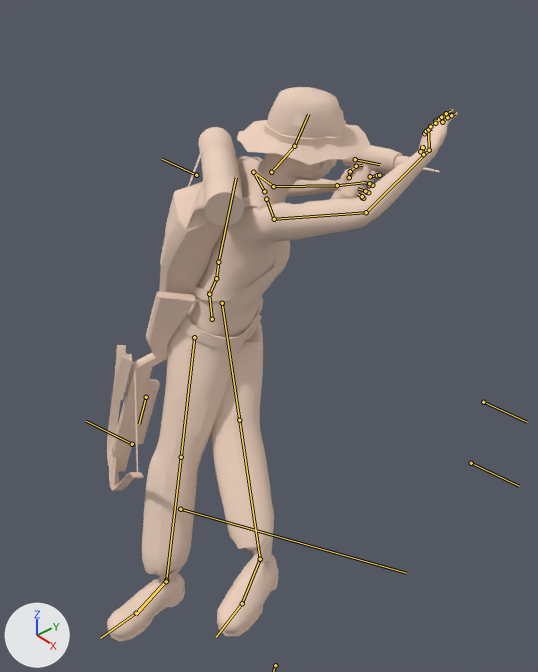
Renders of the Blender file assets/meursault.blend from each side of a commit.
Camera for both pictures: a 50 mm camera at (4.36, -3.43, 2.47) aimed at (2.52, -1.85, 0.92). Lighting does not change. The marker at lower left points along +X, +Y and +Z. Both versions are drawn at frame 1253 of the action 'intro'; the numbers are the values there. The bones that bend it are drawn over the model as lines.

Names of what the first picture shows: 'meursault'.
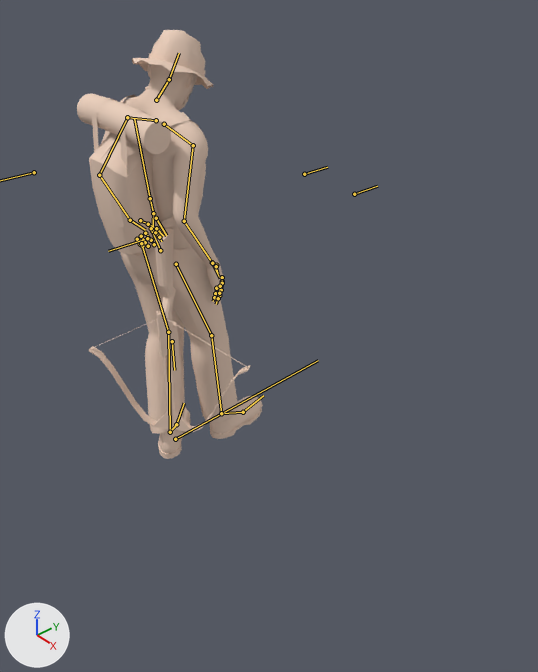
Pixel boxes (x1, y1, x2, y2) of what changed, in the pictures (538 x 672 px):
'meursault', posed (47% narrower, 23% shorter)
    before: (107, 87, 458, 642)
    after: (77, 30, 263, 459)
bone 'root', root to tip
    before: (180, 509) to (406, 573)
    after: (175, 439) to (318, 360)
bone 'pelvis', root to tip
    before: (212, 319) to (209, 291)
    after: (160, 250) to (151, 228)
bone 'spine_02', root to tip
    before: (216, 278) to (218, 262)
    after: (153, 213) to (150, 198)
bone 'spine_03', root to tip
    before: (218, 262) to (236, 177)
    after: (150, 198) to (134, 119)
bone 'clavicle_r', root to tip
    before: (266, 199) to (274, 219)
    after: (164, 124) to (193, 145)
bone 'lowerarm_r', root to tip
    before: (366, 212) to (429, 150)
    after: (184, 221) to (212, 262)
bone 'neck_01', root to tip
    before: (271, 172) to (294, 146)
    after: (156, 100) to (169, 79)
bone 'elbow_r', root to tip
    before: (132, 444) to (86, 421)
    after: (147, 238) to (108, 251)
bone 'foot_r.IK', root to tip
    before: (166, 581) to (136, 615)
    after: (221, 413) to (243, 412)

The change in detail:
Bone 'root' (bone_root) moves from (-2.276, 2.164, 0.0) to (-1.864, 1.906, 0.0).
Bone 'root' (bone_root) turns from (0, 0, 119) to (0, 0, -178) degrees about its own x, y and z.
Bone 'pelvis' (bone_pelvis) moves from (0.048, -0.118, 0.141) to (0.0, -0.025, -0.009).
Bone 'pelvis' (bone_pelvis) turns from (17, 0, 1) to (2, 0, 1) degrees about its own x, y and z.
Bone 'spine_02' (bone_spine_02) turns from (2, 0, 0) to (1, 0, 0) degrees about its own x, y and z.
Bone 'spine_03' (bone_spine_03) turns from (4, 28, 2) to (0, 0, 0) degrees about its own x, y and z.
Bone 'clavicle_r' (bone_clavicle_r) turns from (0, 0, -21) to (0, 0, 0) degrees about its own x, y and z.
Bone 'lowerarm_r' (bone_lowerarm_r) turns from (17, -43, 2) to (0, 0, 0) degrees about its own x, y and z.
Bone 'neck_01' (bone_neck_01) turns from (0, 0, 0) to (40, 27, -3) degrees about its own x, y and z.
Bone 'elbow_r' (bone_elbow_r) moves from (-0.317, -0.387, -0.273) to (0.0, 0.0, 0.0).
Bone 'hand_l.IK' (bone_hand_l_ik) moves from (-0.29, 0.129, 0.182) to (0.249, -0.141, 0.17).
Bone 'hand_l.IK' (bone_hand_l_ik) turns from (85, -67, -40) to (16, -17, -23) degrees about its own x, y and z.
Bone 'hand_r.IK' (bone_hand_r_ik) moves from (0.622, 0.096, 0.879) to (-0.254, -0.142, 0.238).
Bone 'hand_r.IK' (bone_hand_r_ik) turns from (71, 30, -127) to (20, -10, 38) degrees about its own x, y and z.
Bone 'foot_r.IK' (bone_foot_r_ik) moves from (2.788, 2.155, -1.354) to (2.129, 1.455, -0.939).
Bone 'foot_r.IK' (bone_foot_r_ik) turns from (0, -1, -2) to (53, -7, 170) degrees about its own x, y and z.
Bone 'foot_l.IK' (bone_foot_l_ik) moves from (3.013, 2.184, -0.771) to (1.732, 1.775, -0.7).
Bone 'foot_l.IK' (bone_foot_l_ik) turns from (4, -10, -21) to (43, 27, 142) degrees about its own x, y and z.
